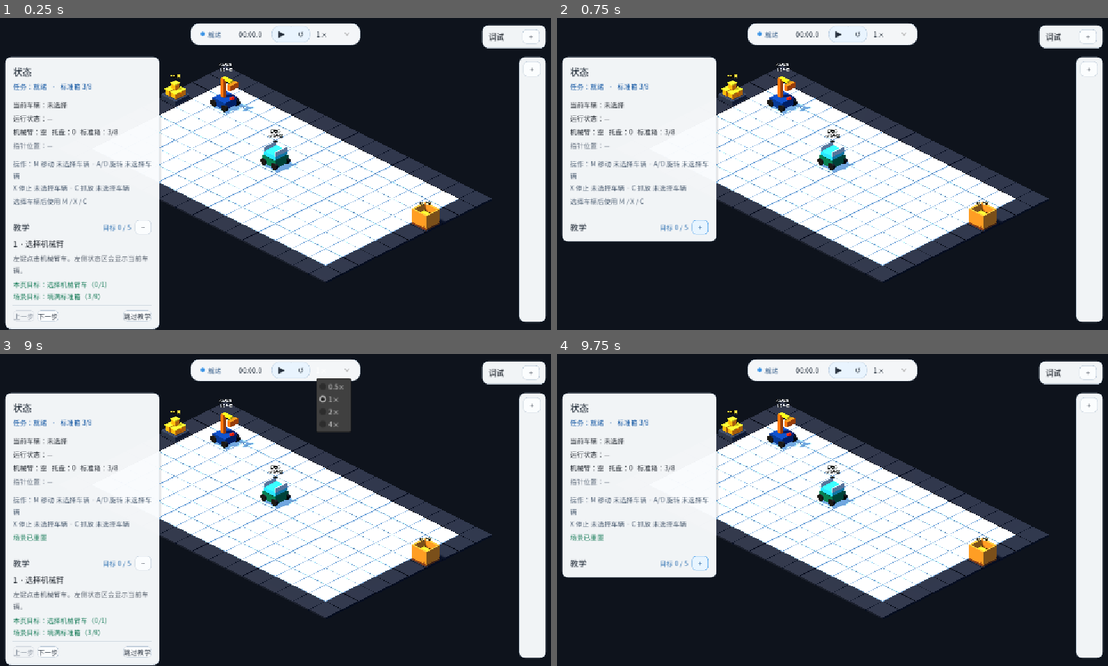
Above: before the commit, frames 1-4 (two rows, left to right).
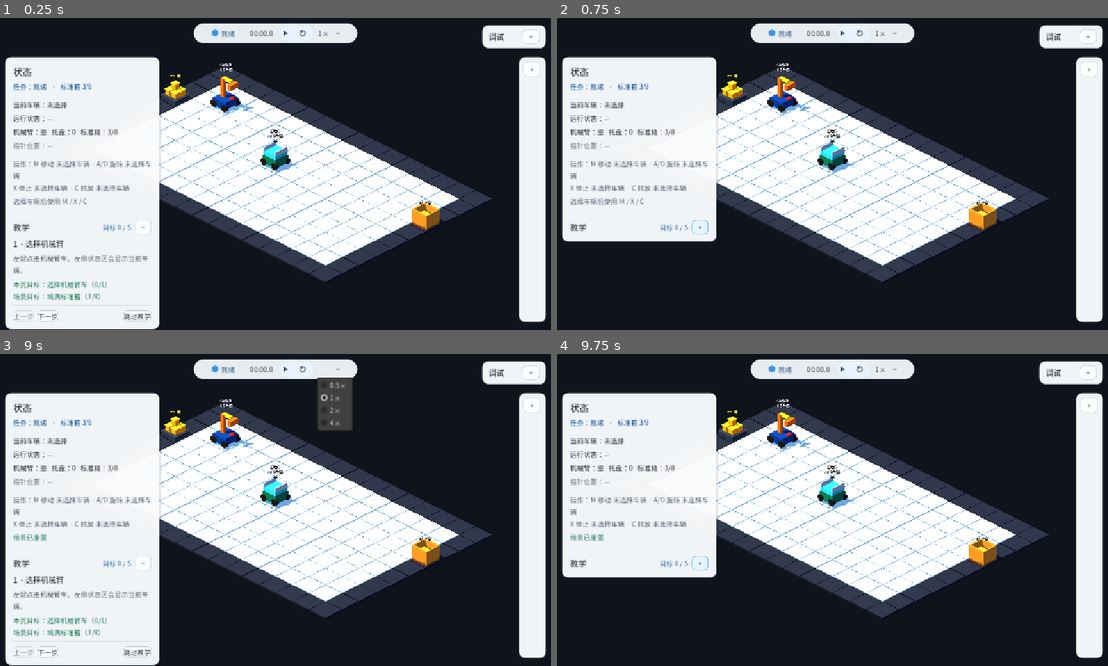
Above: after the commit, the same moments.

Repository: Ri0n72Y/automata
Game: Godot game, scene res://scenes/scene_01/scene_01_basic_packing.tscn
The game is run twice, just before and just after one commit, with the same random seed, the same clock (stepped at 60 frames per second) and the same inputs.
Inputs (mouse positions are in pixels of both pictures, inside the frame that each line leads up to; where the layout moved, square brackets give the same spot in the first picture):
- Up to frame 1 (0.25 s): no input
- Up to frame 2 (0.75 s): click "−" at 0.5 s
- Up to frame 3 (9 s): click "+" at 1.25 s; click "下一步" at 2 s; click "上一步" at 2.75 s; click "跳过教学" at 3.5 s; click "打开教学" at 4.25 s; click "+" at 5 s; click "−" at 5.75 s; click (286, 369) [281, 369] at 6.5 s; click (286, 369) [281, 369] at 7.25 s; click (303, 369) at 8 s; click "1×" at 8.75 s
- Up to frame 4 (9.75 s): click "−" at 9.5 s

The runs differ from the first frame. In frame 1, 0.6% of the frame differs, in the area x 34-66%, y 1-9%; in frame 2, 0.6%; in frame 3, 0.8%, in the area x 34-66%, y 1-26%; in frame 4, 0.6%.

Commit message:
[codex]refactor(scene-01): refine lifecycle capsule fidelity

Diff:
--- /dev/null
+++ b/assets/ui/icons/chevron_down.svg
@@ -0,0 +1,3 @@
+<svg xmlns="http://www.w3.org/2000/svg" width="12" height="12" viewBox="0 0 12 12">
+  <path d="m3 4.5 3 3 3-3" fill="none" stroke="#66798D" stroke-width="1.7" stroke-linecap="round" stroke-linejoin="round"/>
+</svg>
--- /dev/null
+++ b/assets/ui/icons/pause.svg
@@ -0,0 +1,4 @@
+<svg xmlns="http://www.w3.org/2000/svg" width="18" height="18" viewBox="0 0 18 18">
+  <rect x="4.25" y="3.25" width="3.25" height="11.5" rx="1.15" fill="#31465C"/>
+  <rect x="10.5" y="3.25" width="3.25" height="11.5" rx="1.15" fill="#31465C"/>
+</svg>
--- /dev/null
+++ b/assets/ui/icons/play.svg
@@ -0,0 +1,3 @@
+<svg xmlns="http://www.w3.org/2000/svg" width="18" height="18" viewBox="0 0 18 18">
+  <path d="M5 3.5v11l9-5.5-9-5.5Z" fill="#31465C"/>
+</svg>
--- /dev/null
+++ b/assets/ui/icons/reset.svg
@@ -0,0 +1,4 @@
+<svg xmlns="http://www.w3.org/2000/svg" width="18" height="18" viewBox="0 0 18 18">
+  <path d="M5.1 5.2A5.6 5.6 0 1 1 3.6 9" fill="none" stroke="#31465C" stroke-width="1.8" stroke-linecap="round"/>
+  <path d="M5.15 2.8v3.8h3.8" fill="none" stroke="#31465C" stroke-width="1.8" stroke-linecap="round" stroke-linejoin="round"/>
+</svg>
--- a/scenes/scene_01/components/scene_01_lifecycle_controls.tscn
+++ b/scenes/scene_01/components/scene_01_lifecycle_controls.tscn
@@ -1,54 +1,48 @@
-[gd_scene load_steps=7 format=3]
+[gd_scene load_steps=11 format=3]
 
 [ext_resource type="Script" path="res://scripts/scene_01/scene_01_lifecycle_controls.gd" id="1_controls"]
 [ext_resource type="Theme" path="res://scenes/scene_01/components/scene_01_ui_theme.tres" id="2_theme"]
+[ext_resource type="Texture2D" path="res://assets/ui/icons/play.svg" id="3_play"]
+[ext_resource type="Texture2D" path="res://assets/ui/icons/reset.svg" id="4_reset"]
+[ext_resource type="Texture2D" path="res://assets/ui/icons/chevron_down.svg" id="5_chevron"]
 
 [sub_resource type="StyleBoxFlat" id="StyleBoxFlat_capsule"]
-bg_color = Color(0.985, 0.992, 0.998, 0.97)
-border_width_left = 1
-border_width_top = 1
-border_width_right = 1
-border_width_bottom = 1
-border_color = Color(0.78, 0.83, 0.88, 0.84)
-corner_radius_top_left = 18
-corner_radius_top_right = 18
-corner_radius_bottom_right = 18
-corner_radius_bottom_left = 18
-shadow_color = Color(0.08, 0.12, 0.17, 0.13)
-shadow_size = 5
+bg_color = Color(0.975, 0.988, 1, 0.93)
+corner_radius_top_left = 22
+corner_radius_top_right = 22
+corner_radius_bottom_right = 22
+corner_radius_bottom_left = 22
+shadow_color = Color(0.09, 0.15, 0.22, 0.19)
+shadow_size = 8
+shadow_offset = Vector2(0, 2)
 
 [sub_resource type="StyleBoxFlat" id="StyleBoxFlat_control_group"]
-bg_color = Color(0.91, 0.955, 0.995, 0.96)
-border_width_left = 1
-border_width_top = 1
-border_width_right = 1
-border_width_bottom = 1
-border_color = Color(0.75, 0.82, 0.89, 0.9)
-corner_radius_top_left = 14
-corner_radius_top_right = 14
-corner_radius_bottom_right = 14
-corner_radius_bottom_left = 14
+bg_color = Color(0.91, 0.955, 0.995, 0.94)
+corner_radius_top_left = 15
+corner_radius_top_right = 15
+corner_radius_bottom_right = 15
+corner_radius_bottom_left = 15
 
 [sub_resource type="StyleBoxFlat" id="StyleBoxFlat_control_hover"]
-bg_color = Color(0.84, 0.92, 0.99, 0.92)
-corner_radius_top_left = 11
-corner_radius_top_right = 11
-corner_radius_bottom_right = 11
-corner_radius_bottom_left = 11
+bg_color = Color(0.83, 0.92, 0.99, 0.92)
+corner_radius_top_left = 13
+corner_radius_top_right = 13
+corner_radius_bottom_right = 13
+corner_radius_bottom_left = 13
 
 [sub_resource type="StyleBoxFlat" id="StyleBoxFlat_control_pressed"]
-bg_color = Color(0.76, 0.88, 0.98, 1)
-corner_radius_top_left = 11
-corner_radius_top_right = 11
-corner_radius_bottom_right = 11
-corner_radius_bottom_left = 11
+bg_color = Color(0.75, 0.87, 0.98, 1)
+corner_radius_top_left = 13
+corner_radius_top_right = 13
+corner_radius_bottom_right = 13
+corner_radius_bottom_left = 13
 
 [sub_resource type="StyleBoxFlat" id="StyleBoxFlat_speed_hover"]
-bg_color = Color(0.92, 0.96, 0.995, 0.9)
-corner_radius_top_left = 10
-corner_radius_top_right = 10
-corner_radius_bottom_right = 10
-corner_radius_bottom_left = 10
+bg_color = Color(0.91, 0.96, 1, 0.78)
+corner_radius_top_left = 9
+corner_radius_top_right = 9
+corner_radius_bottom_right = 9
+corner_radius_bottom_left = 9
 
 [node name="LifecycleUIRoot" type="CanvasLayer"]
 script = ExtResource("1_controls")
@@ -68,40 +62,40 @@
 layout_mode = 0
 anchor_left = 0.5
 anchor_right = 0.5
-offset_left = -176.0
+offset_left = -169.0
 offset_top = 12.0
-offset_right = 176.0
-offset_bottom = 56.0
+offset_right = 169.0
+offset_bottom = 54.0
 grow_horizontal = 2
 mouse_filter = 0
 theme_override_styles/panel = SubResource("StyleBoxFlat_capsule")
 
 [node name="Margin" type="MarginContainer" parent="RootControl/Panel"]
 layout_mode = 2
-theme_override_constants/margin_left = 14
+theme_override_constants/margin_left = 15
 theme_override_constants/margin_top = 5
-theme_override_constants/margin_right = 12
+theme_override_constants/margin_right = 11
 theme_override_constants/margin_bottom = 5
 
 [node name="Controls" type="HBoxContainer" parent="RootControl/Panel/Margin"]
 layout_mode = 2
 alignment = 1
-theme_override_constants/separation = 12
+theme_override_constants/separation = 10
 
 [node name="StatusGroup" type="HBoxContainer" parent="RootControl/Panel/Margin/Controls"]
 layout_mode = 2
-theme_override_constants/separation = 5
+theme_override_constants/separation = 6
 
 [node name="StatusDot" type="Label" parent="RootControl/Panel/Margin/Controls/StatusGroup"]
 unique_name_in_owner = true
 layout_mode = 2
 text = "●"
-theme_override_font_sizes/font_size = 11
+theme_override_font_sizes/font_size = 15
 theme_override_colors/font_color = Color(0.23, 0.58, 0.9, 1)
 
 [node name="StateLabel" type="Label" parent="RootControl/Panel/Margin/Controls/StatusGroup"]
 unique_name_in_owner = true
-custom_minimum_size = Vector2(44, 0)
+custom_minimum_size = Vector2(42, 0)
 layout_mode = 2
 text = "就绪"
 theme_override_font_sizes/font_size = 14
@@ -109,7 +103,7 @@
 
 [node name="TimeLabel" type="Label" parent="RootControl/Panel/Margin/Controls"]
 unique_name_in_owner = true
-custom_minimum_size = Vector2(64, 0)
+custom_minimum_size = Vector2(61, 0)
 layout_mode = 2
 text = "00:00.0"
 horizontal_alignment = 1
@@ -126,39 +120,41 @@
 
 [node name="RunPauseButton" type="Button" parent="RootControl/Panel/Margin/Controls/RunResetGroup/Controls"]
 unique_name_in_owner = true
-custom_minimum_size = Vector2(38, 32)
+custom_minimum_size = Vector2(31, 30)
 layout_mode = 2
 focus_mode = 0
 flat = true
-text = "▶"
+icon = ExtResource("3_play")
 tooltip_text = "播放 / 继续"
-theme_override_font_sizes/font_size = 15
 theme_override_styles/hover = SubResource("StyleBoxFlat_control_hover")
 theme_override_styles/pressed = SubResource("StyleBoxFlat_control_pressed")
 
 [node name="Divider" type="VSeparator" parent="RootControl/Panel/Margin/Controls/RunResetGroup/Controls"]
 layout_mode = 2
+modulate = Color(1, 1, 1, 0.48)
 
 [node name="ResetButton" type="Button" parent="RootControl/Panel/Margin/Controls/RunResetGroup/Controls"]
 unique_name_in_owner = true
-custom_minimum_size = Vector2(36, 32)
+custom_minimum_size = Vector2(31, 30)
 layout_mode = 2
 focus_mode = 0
 flat = true
-text = "↺"
+icon = ExtResource("4_reset")
 tooltip_text = "重置场景"
-theme_override_font_sizes/font_size = 15
 theme_override_styles/hover = SubResource("StyleBoxFlat_control_hover")
 theme_override_styles/pressed = SubResource("StyleBoxFlat_control_pressed")
 
 [node name="SpeedOption" type="OptionButton" parent="RootControl/Panel/Margin/Controls"]
 unique_name_in_owner = true
-custom_minimum_size = Vector2(60, 32)
+custom_minimum_size = Vector2(50, 30)
 layout_mode = 2
 focus_mode = 0
 flat = true
+fit_to_longest_item = false
 tooltip_text = "仿真倍速"
 theme_override_font_sizes/font_size = 14
+theme_override_constants/arrow_margin = 2
+theme_override_icons/arrow = ExtResource("5_chevron")
 theme_override_styles/hover = SubResource("StyleBoxFlat_speed_hover")
 theme_override_styles/pressed = SubResource("StyleBoxFlat_speed_hover")
 item_count = 4
--- a/scripts/scene_01/scene_01_lifecycle_controls.gd
+++ b/scripts/scene_01/scene_01_lifecycle_controls.gd
@@ -3,6 +3,8 @@
 
 const LifecycleStateScript := preload("res://scripts/scene_01/scene_01_lifecycle_state.gd")
 const SPEED_VALUES := [0.5, 1.0, 2.0, 4.0]
+const PLAY_ICON: Texture2D = preload("res://assets/ui/icons/play.svg")
+const PAUSE_ICON: Texture2D = preload("res://assets/ui/icons/pause.svg")
 
 @export var scene_controller_path: NodePath = NodePath("..")
 
@@ -40,7 +42,7 @@
 
 func _refresh_state(state: int) -> void:
 	if run_pause_button != null:
-		run_pause_button.text = "Ⅱ" if state == LifecycleStateScript.State.RUNNING else "▶"
+		run_pause_button.icon = PAUSE_ICON if state == LifecycleStateScript.State.RUNNING else PLAY_ICON
 		run_pause_button.tooltip_text = "暂停" if state == LifecycleStateScript.State.RUNNING else "播放 / 继续"
 
 	if state_label == null or status_dot == null:
--- a/tests/scene_01/scene_01_lifecycle_smoke_test.gd
+++ b/tests/scene_01/scene_01_lifecycle_smoke_test.gd
@@ -73,14 +73,14 @@
 	_expect_true(object_manager.is_initialized(), "Object domain should be initialized before lifecycle gameplay begins.")
 	_expect_equal(scene.get_lifecycle_state(), LifecycleStateScript.State.READY, "Scene should start READY.")
 	_expect_equal(scene.get_simulation_speed(), 1.0, "Scene should start at 1x.")
-	_expect_equal(run_pause_button.text, "▶", "READY should show play icon.")
+	_expect_true(run_pause_button.icon != null, "READY should show the SVG play icon.")
 	_expect_equal(state_label.text, "就绪", "READY should expose a compact readable lifecycle state.")
 	_expect_equal(time_label.text, "00:00.0", "READY should expose zero simulation time.")
 	_expect_equal(speed_option.selected, 1, "READY should select the 1x speed option.")
 
 	lifecycle_ui._on_run_pause_pressed()
 	_expect_equal(scene.get_lifecycle_state(), LifecycleStateScript.State.RUNNING, "Play should enter RUNNING.")
-	_expect_equal(run_pause_button.text, "Ⅱ", "RUNNING should show pause icon.")
+	_expect_true(run_pause_button.icon != null, "RUNNING should show the SVG pause icon.")
 	_expect_equal(state_label.text, "运行中", "RUNNING should expose a readable lifecycle state.")
 	_expect_true(vehicle_selection.select_vehicle(arm), "Arm should be selectable.")
 	_expect_true(move_controller.request_selected_vehicle_move(Vector2i(4, 2)), "RUNNING should accept a valid MoveTo.")
--- a/tests/scene_01/scene_01_ui_information_architecture_test.gd
+++ b/tests/scene_01/scene_01_ui_information_architecture_test.gd
@@ -51,13 +51,16 @@
 		lifecycle_state != null and lifecycle_time != null and lifecycle_speed != null,
 		"Lifecycle capsule should expose state, simulation time, and explicit speed selection."
 	)
-	_expect_true(lifecycle_panel.size.x <= 356.0, "Lifecycle capsule should match the compact design-width contract.")
-	_expect_true(lifecycle_panel.size.y <= 46.0, "Lifecycle capsule should match the compact design-height contract.")
+	_expect_true(lifecycle_panel.size.x <= 342.0, "Lifecycle capsule should match the compact design-width contract.")
+	_expect_true(lifecycle_panel.size.y <= 44.0, "Lifecycle capsule should match the compact design-height contract.")
 	var run_reset_group := scene.get_node("LifecycleUIRoot/RootControl/Panel/Margin/Controls/RunResetGroup") as PanelContainer
 	var run_button := scene.get_node("LifecycleUIRoot/RootControl/Panel/Margin/Controls/RunResetGroup/Controls/RunPauseButton") as Button
 	var reset_button := scene.get_node("LifecycleUIRoot/RootControl/Panel/Margin/Controls/RunResetGroup/Controls/ResetButton") as Button
 	_expect_true(run_reset_group != null and run_button != null and reset_button != null, "Play/Pause and Reset should share one compact control group.")
 	_expect_true(lifecycle_speed.flat, "Speed selection should read as lightweight text plus chevron rather than a full button.")
+	_expect_true(not lifecycle_speed.fit_to_longest_item, "Speed selector should stay compact instead of reserving long dropdown width.")
+	_expect_true(run_button.text.is_empty() and reset_button.text.is_empty(), "Lifecycle actions should use SVG icons rather than font glyphs.")
+	_expect_true(run_button.icon != null and reset_button.icon != null, "Lifecycle action SVG icons should be present.")
 	_expect_true(scene.get_node_or_null("TutorialUIRoot") == null, "Tutorial should no longer own a separate floating panel.")
 	_expect_true(scene.get_node_or_null("UIRoot/RootControl/Panel") == null, "Guide should no longer own a separate floating panel.")
 	_expect_true(status_section.get_parent() == tutorial_section.get_parent(), "Status and Tutorial must be sibling sections in the same sidebar.")
Not shown, changed: docs/Skill-UI-implement-flow.md
